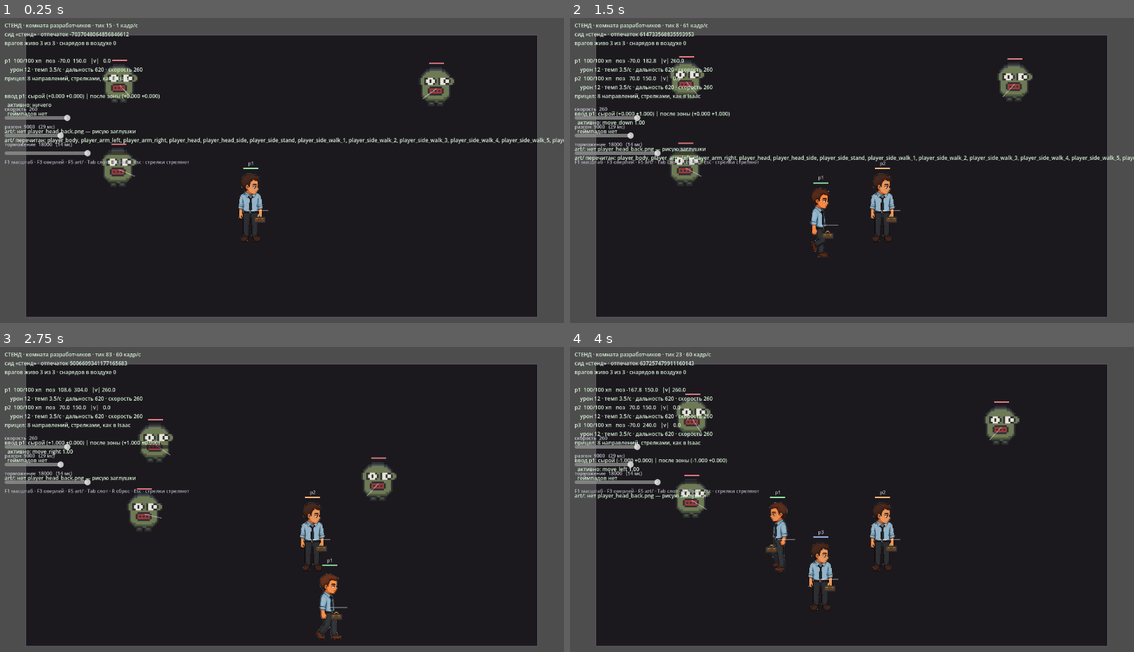
Above: before the commit, frames 1-4 (two rows, left to right).
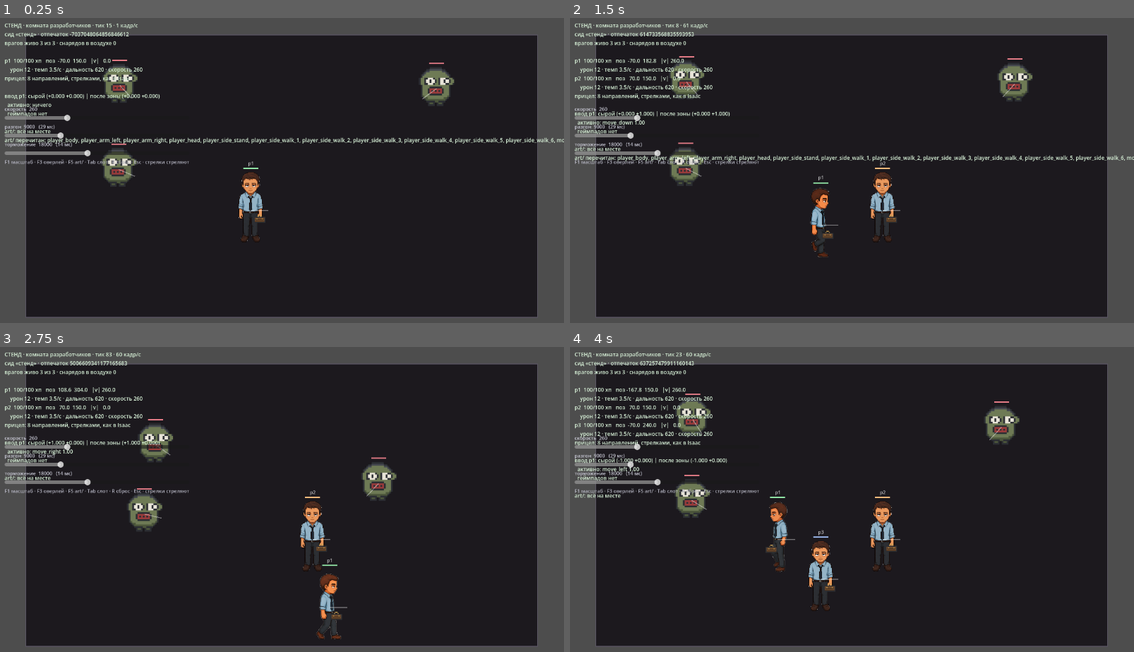
Above: after the commit, the same moments.

Repository: e2or28/lomka
Game: Godot game, scene res://game/dev_sandbox.tscn
Same seed, same stepped clock (60 frames per second), same inputs: the game is played once before the commit and once after it.
Inputs (mouse positions are in pixels of both pictures, inside the frame that each line leads up to):
- Up to frame 1 (0.25 s): no input
- Up to frame 2 (1.5 s): tap Enter at 0.5 s; move the mouse to (976, 161) at 0.52 s; hold D 0.53-1.28 s; tap Tab at 0.6 s; click (976, 161) at 0.67 s; tap Space at 0.77 s; move the mouse to (739, 191) at 1.27 s; hold S from 1.28 s (still down); tap R at 1.35 s
- Up to frame 3 (2.75 s): tap Space at 1.52 s; move the mouse to (338, 435) at 2.02 s; release S at 2.03 s; hold D from 2.03 s (still down); tap E at 2.1 s
- Up to frame 4 (4 s): move the mouse to (823, 569) at 2.77 s; release D at 2.78 s; hold W 2.78-3.53 s; tap F at 2.85 s; click (823, 569) at 2.92 s; tap Space at 3.02, 3.77 s; move the mouse to (1021, 551) at 3.52 s; hold A from 3.53 s (still down); tap Tab at 3.6 s

The runs differ from the first frame. In frame 1, 0.9% of the frame differs, in the area x 3-100%, y 36-59%; in frame 2, 0.9%, in the area x 3-100%, y 42-59%; in frame 3, 0.3%; in frame 4, 0.4%.

Commit message:
Отменено кручение головы по прицелу
Приём из Isaac, где голова смотрит на цель, пока тело бежит своей дорогой,
у нас не сложился. Причина в данных, а не в коде: на профильных кадрах
ходьбы голова впечатана в тело и подменить её нечем, поэтому поворачивалась
только анфасная стойка. Получалось, что персонаж дёргает головой, стоя на
месте, и не поворачивает её на ходу — то есть ровно наоборот тому, ради чего
приём существует.

Убран выбор головы по прицелу и его тесты. Голова снова одна, анфас.

Врагов и кувырок из того же коммита не трогал: они работают.

art/player_head_side.png оставлен лежать. Он вырезан из кадра профильной
стойки и ничего не стоит, а понадобится сразу, как появятся кадры ходьбы с
отделённой головой.

Co-Authored-By: Claude Opus 5 <noreply@anthropic.com>

Diff:
--- a/game/character_pose.gd
+++ b/game/character_pose.gd
@@ -227,35 +227,3 @@
 		hand.y -= THROW_LIFT * swing
 		hand.x += (6.0 if throw_right else -6.0) * swing
 	return hand
-
-
-## Голова по направлению прицела — приём Isaac: тело занято своим делом,
-## а голова показывает, куда летят снаряды.
-##
-## Порог по вертикали намеренно высокий: почти любой прицел имеет
-## горизонтальную составляющую, и без порога голова дёргалась бы в профиль
-## от косого выстрела вверх.
-const HEAD_VERTICAL_BIAS := 0.72
-
-const HEAD_FRONT := "player_head"
-const HEAD_SIDE := "player_head_side"
-const HEAD_BACK := "player_head_back"
-
-
-## Какой слой головы рисовать. Прицел вниз — лицо, вверх — затылок,
-## вбок — профиль.
-static func head_layer(aim: Vector2) -> String:
-	if aim == Vector2.ZERO:
-		return HEAD_FRONT
-	var direction := aim.normalized()
-	if direction.y < -HEAD_VERTICAL_BIAS:
-		return HEAD_BACK
-	if direction.y > HEAD_VERTICAL_BIAS:
-		return HEAD_FRONT
-	return HEAD_SIDE
-
-
-## Отражать ли голову. Профиль нарисован смотрящим вправо, как и кадры
-## ходьбы, поэтому влево он рисуется зеркалом.
-static func head_flipped(aim: Vector2) -> bool:
-	return head_layer(aim) == HEAD_SIDE and aim.x < 0.0
--- a/game/dev_sandbox.gd
+++ b/game/dev_sandbox.gd
@@ -31,7 +31,7 @@
 ## пока заглушки из tools/make_placeholder_art.py.
 const SPRITES: Array[String] = [
 	"player_body", "player_arm_left", "player_arm_right",
-	"player_head", "player_head_side", "player_head_back",
+	"player_head",
 	"player_side_stand",
 	"player_side_walk_1", "player_side_walk_2", "player_side_walk_3",
 	"player_side_walk_4", "player_side_walk_5", "player_side_walk_6",
--- a/game/world_view.gd
+++ b/game/world_view.gd
@@ -257,17 +257,9 @@
 	_draw_arm("player_arm_left", canvas, LEFT_SHOULDER, angles[0], lifts[0], tint)
 	_draw_arm("player_arm_right", canvas, RIGHT_SHOULDER, angles[1], lifts[1], tint)
 
-	# Голова смотрит по прицелу, а не по телу: так в Isaac, и так видно,
-	# куда полетит следующая папка. Нет нужного слоя — берётся анфас.
-	var head_offset := CharacterPose.head_offset(phase, speed, breath)
-	var head: Texture2D = textures.get(CharacterPose.head_layer(actor.aim))
-	if head == null:
-		head = textures.get(CharacterPose.HEAD_FRONT)
+	var head: Texture2D = textures.get("player_head")
 	if head != null:
-		if CharacterPose.head_flipped(actor.aim):
-			_draw_facing(head, canvas + head_offset, -1, tint)
-		else:
-			draw_texture(head, canvas + head_offset, tint)
+		draw_texture(head, canvas + CharacterPose.head_offset(phase, speed, breath), tint)
 	_draw_weapon(actor, canvas, phase, speed, false, facing.get(actor.id, 1), tint)
 	return true
 
--- a/tests/test_character_pose.gd
+++ b/tests/test_character_pose.gd
@@ -246,32 +246,3 @@
 	var free := Vector2(1.0, 0.15).normalized()
 	eq(Pose.snap_aim(free, 0), free, "при нуле направлений прицел всё равно притянулся")
 	return true
-
-
-## Голова по прицелу — приём Isaac: тело занято своим делом, голова
-## показывает, куда летят снаряды.
-func _test_head_follows_the_aim() -> bool:
-	eq(Pose.head_layer(Vector2.DOWN), Pose.HEAD_FRONT, "прицел вниз даёт не лицо")
-	eq(Pose.head_layer(Vector2.UP), Pose.HEAD_BACK, "прицел вверх даёт не затылок")
-	eq(Pose.head_layer(Vector2.RIGHT), Pose.HEAD_SIDE, "прицел вбок даёт не профиль")
-	eq(Pose.head_layer(Vector2.LEFT), Pose.HEAD_SIDE, "прицел влево даёт не профиль")
-	eq(Pose.head_layer(Vector2.ZERO), Pose.HEAD_FRONT, "без прицела голова не анфас")
-	return true
-
-
-## Порог по вертикали высокий намеренно: без него голова дёргалась бы
-## в профиль от косого выстрела вверх.
-func _test_diagonal_aim_shows_profile() -> bool:
-	eq(Pose.head_layer(Vector2(1, -1).normalized()), Pose.HEAD_SIDE,
-		"прицел по диагонали вверх дал затылок вместо профиля")
-	eq(Pose.head_layer(Vector2(-1, 1).normalized()), Pose.HEAD_SIDE,
-		"прицел по диагонали вниз дал лицо вместо профиля")
-	return true
-
-
-func _test_profile_head_mirrors_left() -> bool:
-	check(Pose.head_flipped(Vector2.LEFT), "профиль влево не отражается")
-	check(not Pose.head_flipped(Vector2.RIGHT), "профиль вправо отражается зря")
-	check(not Pose.head_flipped(Vector2.UP), "затылок отражается")
-	check(not Pose.head_flipped(Vector2.DOWN), "лицо отражается")
-	return true
Not shown, changed: docs/DECISIONS.md
